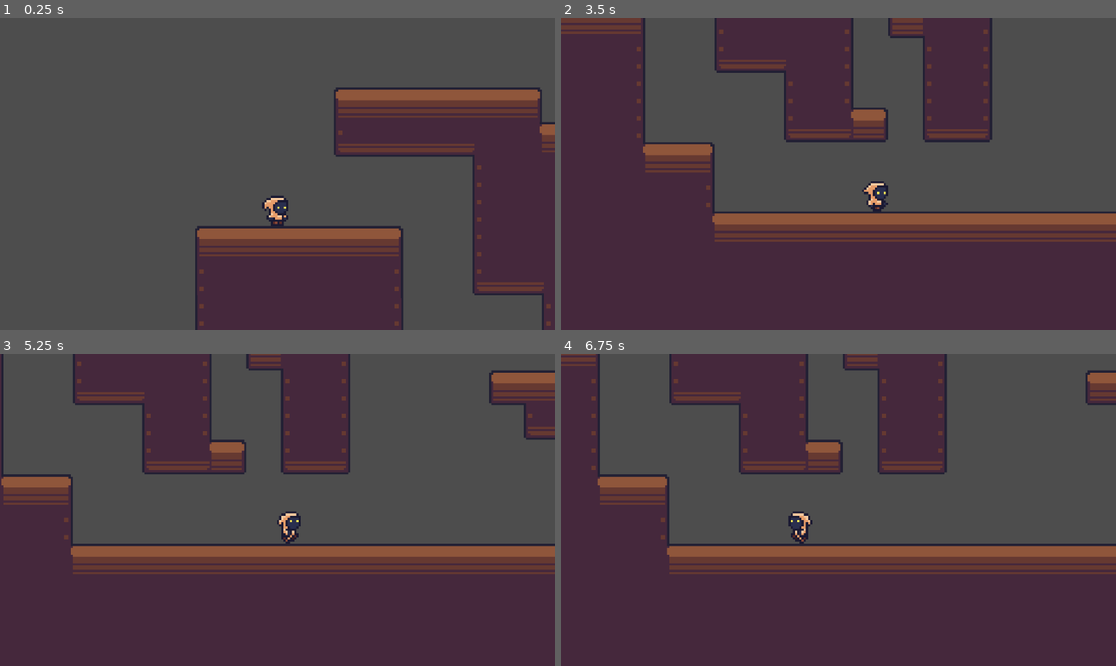
Above: before the commit, frames 1-4 (two rows, left to right).
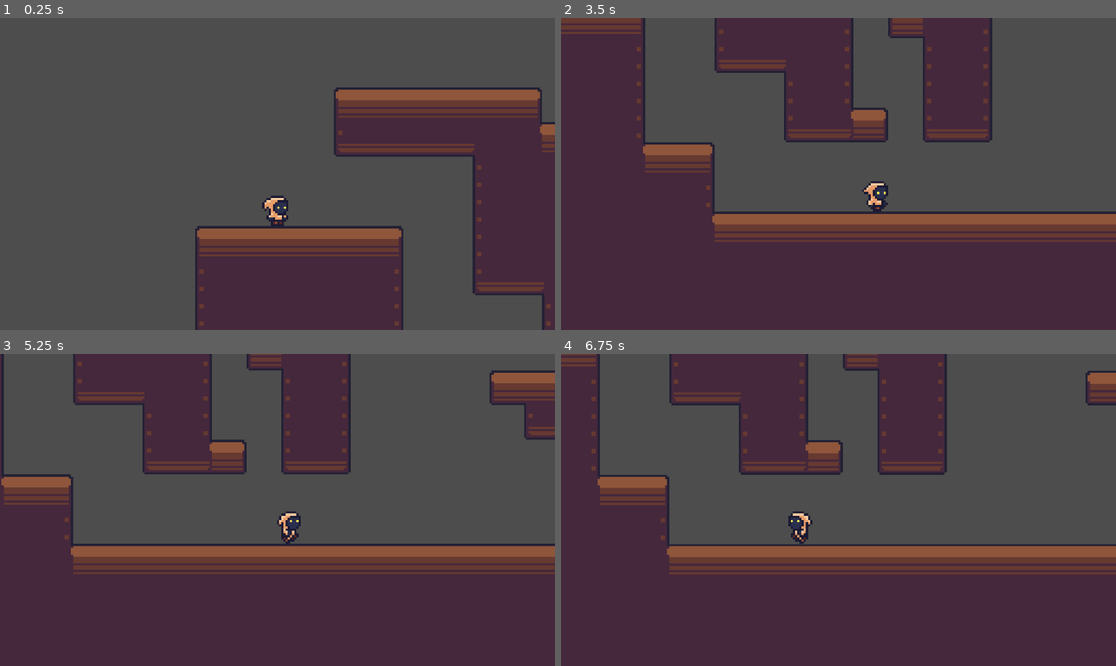
Above: after the commit, the same moments.

Repository: IWantMyLemons/Feed-the-Cat
Game: Godot game, scene res://Test.tscn
Same seed, same stepped clock (60 frames per second), same inputs: the game is played once before the commit and once after it. This scene is started directly instead of the project's main scene.
Inputs:
- Up to frame 1 (0.25 s): no input
- Up to frame 2 (3.5 s): hold D (Move Right) 0.53-2.03 s; tap Space (Jump) at 0.77, 1.52, 3.02 s; hold A (Move Left) 2.03-2.78 s; hold D (Move Right) from 2.78 s (still down)
- Up to frame 3 (5.25 s): tap Space (Jump) at 3.77, 4.52 s; release D (Move Right) at 4.28 s; hold A (Move Left) 4.28-5.03 s; hold D (Move Right) from 5.03 s (still down)
- Up to frame 4 (6.75 s): release D (Move Right) at 5.78 s; hold A (Move Left) from 5.78 s (still down); tap Space (Jump) at 6.02 s

The runs differ from the first frame. In frame 1, 0.1% of the frame differs, in the area x 72-99%, y 34-100%; in frame 2, 0.5%; in frame 3, 0.2%; in frame 4, 0.8%, in the area x 0-100%, y 2-68%.

Commit message:
added spike sprites

Diff:
--- a/LevelTileSet.tres
+++ b/LevelTileSet.tres
@@ -400,6 +400,355 @@
 0:3/0/terrain = 0
 0:3/0/physics_layer_0/polygon_0/points = PackedVector2Array(-8, -8, 8, -8, 8, 8, -8, 8)
 0:3/0/terrains_peering_bit/top_side = 0
+0:4/0 = 0
+0:4/0/terrain_set = 0
+0:4/0/terrain = 1
+0:5/0 = 0
+0:5/0/terrain_set = 0
+0:5/0/terrain = 1
+0:5/0/terrains_peering_bit/bottom_side = 1
+0:6/0 = 0
+0:6/0/terrain_set = 0
+0:6/0/terrain = 1
+0:6/0/terrains_peering_bit/bottom_side = 1
+0:6/0/terrains_peering_bit/top_side = 1
+0:7/0 = 0
+0:7/0/terrain_set = 0
+0:7/0/terrain = 1
+0:7/0/terrains_peering_bit/top_side = 1
+1:7/0 = 0
+1:7/0/terrain_set = 0
+1:7/0/terrain = 1
+1:7/0/terrains_peering_bit/right_side = 1
+1:7/0/terrains_peering_bit/top_side = 1
+1:7/0/terrains_peering_bit/top_right_corner = 1
+2:7/0 = 0
+2:7/0/terrain_set = 0
+2:7/0/terrain = 1
+2:7/0/terrains_peering_bit/right_side = 1
+2:7/0/terrains_peering_bit/left_side = 1
+2:7/0/terrains_peering_bit/top_left_corner = 1
+2:7/0/terrains_peering_bit/top_side = 1
+2:7/0/terrains_peering_bit/top_right_corner = 1
+3:7/0 = 0
+3:7/0/terrain_set = 0
+3:7/0/terrain = 1
+3:7/0/terrains_peering_bit/left_side = 1
+3:7/0/terrains_peering_bit/top_left_corner = 1
+3:7/0/terrains_peering_bit/top_side = 1
+4:7/0 = 0
+4:7/0/terrain_set = 0
+4:7/0/terrain = 1
+4:7/0/terrains_peering_bit/right_side = 1
+4:7/0/terrains_peering_bit/bottom_side = 1
+4:7/0/terrains_peering_bit/top_side = 1
+5:7/0 = 0
+5:7/0/terrain_set = 0
+5:7/0/terrain = 1
+5:7/0/terrains_peering_bit/right_side = 1
+5:7/0/terrains_peering_bit/left_side = 1
+5:7/0/terrains_peering_bit/top_side = 1
+6:7/0 = 0
+6:7/0/terrain_set = 0
+6:7/0/terrain = 1
+6:7/0/terrains_peering_bit/right_side = 1
+6:7/0/terrains_peering_bit/bottom_side = 1
+6:7/0/terrains_peering_bit/left_side = 1
+6:7/0/terrains_peering_bit/top_side = 1
+6:7/0/terrains_peering_bit/top_right_corner = 1
+7:7/0 = 0
+7:7/0/terrain_set = 0
+7:7/0/terrain = 1
+7:7/0/terrains_peering_bit/right_side = 1
+7:7/0/terrains_peering_bit/left_side = 1
+7:7/0/terrains_peering_bit/top_left_corner = 1
+7:7/0/terrains_peering_bit/top_side = 1
+7:6/0 = 0
+7:6/0/terrain_set = 0
+7:6/0/terrain = 1
+7:6/0/terrains_peering_bit/bottom_side = 1
+7:6/0/terrains_peering_bit/bottom_left_corner = 1
+7:6/0/terrains_peering_bit/left_side = 1
+7:6/0/terrains_peering_bit/top_side = 1
+6:6/0 = 0
+6:6/0/terrain_set = 0
+6:6/0/terrain = 1
+6:6/0/terrains_peering_bit/right_side = 1
+6:6/0/terrains_peering_bit/bottom_right_corner = 1
+6:6/0/terrains_peering_bit/bottom_side = 1
+6:6/0/terrains_peering_bit/left_side = 1
+5:6/0 = 0
+5:6/0/terrain_set = 0
+5:6/0/terrain = 1
+5:6/0/terrains_peering_bit/bottom_side = 1
+5:6/0/terrains_peering_bit/left_side = 1
+5:6/0/terrains_peering_bit/top_side = 1
+4:6/0 = 0
+4:6/0/terrain_set = 0
+4:6/0/terrain = 1
+4:6/0/terrains_peering_bit/right_side = 1
+4:6/0/terrains_peering_bit/bottom_side = 1
+4:6/0/terrains_peering_bit/left_side = 1
+3:6/0 = 0
+3:6/0/terrain_set = 0
+3:6/0/terrain = 1
+3:6/0/terrains_peering_bit/bottom_side = 1
+3:6/0/terrains_peering_bit/bottom_left_corner = 1
+3:6/0/terrains_peering_bit/left_side = 1
+3:6/0/terrains_peering_bit/top_left_corner = 1
+3:6/0/terrains_peering_bit/top_side = 1
+2:6/0 = 0
+2:6/0/terrain_set = 0
+2:6/0/terrain = 1
+2:6/0/terrains_peering_bit/right_side = 1
+2:6/0/terrains_peering_bit/bottom_right_corner = 1
+2:6/0/terrains_peering_bit/bottom_side = 1
+2:6/0/terrains_peering_bit/bottom_left_corner = 1
+2:6/0/terrains_peering_bit/left_side = 1
+2:6/0/terrains_peering_bit/top_left_corner = 1
+2:6/0/terrains_peering_bit/top_side = 1
+2:6/0/terrains_peering_bit/top_right_corner = 1
+1:6/0 = 0
+1:6/0/terrain_set = 0
+1:6/0/terrain = 1
+1:6/0/terrains_peering_bit/right_side = 1
+1:6/0/terrains_peering_bit/bottom_right_corner = 1
+1:6/0/terrains_peering_bit/bottom_side = 1
+1:6/0/terrains_peering_bit/top_side = 1
+1:6/0/terrains_peering_bit/top_right_corner = 1
+1:5/0 = 0
+1:5/0/terrain_set = 0
+1:5/0/terrain = 1
+1:5/0/terrains_peering_bit/right_side = 1
+1:5/0/terrains_peering_bit/bottom_right_corner = 1
+1:5/0/terrains_peering_bit/bottom_side = 1
+1:4/0 = 0
+1:4/0/terrain_set = 0
+1:4/0/terrain = 1
+1:4/0/terrains_peering_bit/right_side = 1
+2:4/0 = 0
+2:4/0/terrain_set = 0
+2:4/0/terrain = 1
+2:4/0/terrains_peering_bit/right_side = 1
+2:4/0/terrains_peering_bit/left_side = 1
+3:4/0 = 0
+3:4/0/terrain_set = 0
+3:4/0/terrain = 1
+3:4/0/terrains_peering_bit/left_side = 1
+3:5/0 = 0
+3:5/0/terrain_set = 0
+3:5/0/terrain = 1
+3:5/0/terrains_peering_bit/bottom_side = 1
+3:5/0/terrains_peering_bit/bottom_left_corner = 1
+3:5/0/terrains_peering_bit/left_side = 1
+4:5/0 = 0
+4:5/0/terrain_set = 0
+4:5/0/terrain = 1
+4:5/0/terrains_peering_bit/right_side = 1
+4:5/0/terrains_peering_bit/top_side = 1
+5:5/0 = 0
+5:5/0/terrain_set = 0
+5:5/0/terrain = 1
+5:5/0/terrains_peering_bit/left_side = 1
+5:5/0/terrains_peering_bit/top_side = 1
+6:5/0 = 0
+6:5/0/terrain_set = 0
+6:5/0/terrain = 1
+6:5/0/terrains_peering_bit/right_side = 1
+6:5/0/terrains_peering_bit/left_side = 1
+6:5/0/terrains_peering_bit/top_side = 1
+6:5/0/terrains_peering_bit/top_right_corner = 1
+7:5/0 = 0
+7:5/0/terrain_set = 0
+7:5/0/terrain = 1
+7:5/0/terrains_peering_bit/bottom_side = 1
+7:5/0/terrains_peering_bit/left_side = 1
+7:5/0/terrains_peering_bit/top_left_corner = 1
+7:5/0/terrains_peering_bit/top_side = 1
+8:5/0 = 0
+8:5/0/terrain_set = 0
+8:5/0/terrain = 1
+8:5/0/terrains_peering_bit/right_side = 1
+8:5/0/terrains_peering_bit/bottom_right_corner = 1
+8:5/0/terrains_peering_bit/bottom_side = 1
+8:5/0/terrains_peering_bit/bottom_left_corner = 1
+8:5/0/terrains_peering_bit/left_side = 1
+8:5/0/terrains_peering_bit/top_left_corner = 1
+8:5/0/terrains_peering_bit/top_side = 1
+9:5/0 = 0
+9:5/0/terrain_set = 0
+9:5/0/terrain = 1
+9:5/0/terrains_peering_bit/right_side = 1
+9:5/0/terrains_peering_bit/bottom_right_corner = 1
+9:5/0/terrains_peering_bit/bottom_side = 1
+9:5/0/terrains_peering_bit/bottom_left_corner = 1
+9:5/0/terrains_peering_bit/left_side = 1
+9:5/0/terrains_peering_bit/top_side = 1
+9:5/0/terrains_peering_bit/top_right_corner = 1
+9:4/0 = 0
+9:4/0/terrain_set = 0
+9:4/0/terrain = 1
+9:4/0/terrains_peering_bit/right_side = 1
+9:4/0/terrains_peering_bit/bottom_right_corner = 1
+9:4/0/terrains_peering_bit/bottom_side = 1
+9:4/0/terrains_peering_bit/left_side = 1
+9:4/0/terrains_peering_bit/top_left_corner = 1
+9:4/0/terrains_peering_bit/top_side = 1
+9:4/0/terrains_peering_bit/top_right_corner = 1
+8:4/0 = 0
+8:4/0/terrain_set = 0
+8:4/0/terrain = 1
+8:4/0/terrains_peering_bit/right_side = 1
+8:4/0/terrains_peering_bit/bottom_side = 1
+8:4/0/terrains_peering_bit/bottom_left_corner = 1
+8:4/0/terrains_peering_bit/left_side = 1
+8:4/0/terrains_peering_bit/top_left_corner = 1
+8:4/0/terrains_peering_bit/top_side = 1
+8:4/0/terrains_peering_bit/top_right_corner = 1
+7:4/0 = 0
+7:4/0/terrain_set = 0
+7:4/0/terrain = 1
+7:4/0/terrains_peering_bit/right_side = 1
+7:4/0/terrains_peering_bit/bottom_side = 1
+7:4/0/terrains_peering_bit/bottom_left_corner = 1
+7:4/0/terrains_peering_bit/left_side = 1
+6:4/0 = 0
+6:4/0/terrain_set = 0
+6:4/0/terrain = 1
+6:4/0/terrains_peering_bit/right_side = 1
+6:4/0/terrains_peering_bit/bottom_right_corner = 1
+6:4/0/terrains_peering_bit/bottom_side = 1
+6:4/0/terrains_peering_bit/top_side = 1
+5:4/0 = 0
+5:4/0/terrain_set = 0
+5:4/0/terrain = 1
+5:4/0/terrains_peering_bit/bottom_side = 1
+5:4/0/terrains_peering_bit/left_side = 1
+4:4/0 = 0
+4:4/0/terrain_set = 0
+4:4/0/terrain = 1
+4:4/0/terrains_peering_bit/right_side = 1
+4:4/0/terrains_peering_bit/bottom_side = 1
+2:5/0 = 0
+2:5/0/terrain_set = 0
+2:5/0/terrain = 1
+2:5/0/terrains_peering_bit/right_side = 1
+2:5/0/terrains_peering_bit/bottom_right_corner = 1
+2:5/0/terrains_peering_bit/bottom_side = 1
+2:5/0/terrains_peering_bit/bottom_left_corner = 1
+2:5/0/terrains_peering_bit/left_side = 1
+12:3/0 = 0
+12:3/0/terrain_set = 0
+12:3/0/terrain = 0
+12:3/0/physics_layer_0/polygon_0/points = PackedVector2Array(-8, -8, 8, -8, 8, 8, -8, 8)
+12:3/0/terrains_peering_bit/right_side = 0
+12:3/0/terrains_peering_bit/bottom_side = 0
+12:3/0/terrains_peering_bit/bottom_left_corner = 0
+12:3/0/terrains_peering_bit/left_side = 0
+12:3/0/terrains_peering_bit/top_left_corner = 1
+12:3/0/terrains_peering_bit/top_side = 1
+12:3/0/terrains_peering_bit/top_right_corner = 1
+12:2/0 = 0
+12:2/0/terrain_set = 0
+12:2/0/terrain = 0
+12:2/0/physics_layer_0/polygon_0/points = PackedVector2Array(-8, -8, 8, -8, 8, 8, -8, 8)
+12:2/0/terrains_peering_bit/bottom_side = 0
+12:2/0/terrains_peering_bit/top_side = 1
+12:1/0 = 0
+12:1/0/terrain_set = 0
+12:1/0/terrain = 0
+12:1/0/physics_layer_0/polygon_0/points = PackedVector2Array(-8, -8, 8, -8, 8, 8, -8, 8)
+12:1/0/terrains_peering_bit/top_side = 1
+13:1/0 = 0
+13:1/0/terrain_set = 0
+13:1/0/terrain = 0
+13:1/0/physics_layer_0/polygon_0/points = PackedVector2Array(-8, -8, 8, -8, 8, 8, -8, 8)
+13:1/0/terrains_peering_bit/right_side = 0
+13:1/0/terrains_peering_bit/top_side = 1
+13:1/0/terrains_peering_bit/top_right_corner = 1
+13:2/0 = 0
+13:2/0/terrain_set = 0
+13:2/0/terrain = 0
+13:2/0/physics_layer_0/polygon_0/points = PackedVector2Array(-8, -8, 8, -8, 8, 8, -8, 8)
+13:2/0/terrains_peering_bit/right_side = 0
+13:2/0/terrains_peering_bit/bottom_right_corner = 0
+13:2/0/terrains_peering_bit/bottom_side = 0
+13:2/0/terrains_peering_bit/top_side = 1
+13:2/0/terrains_peering_bit/top_right_corner = 1
+13:3/0 = 0
+13:3/0/terrain_set = 0
+13:3/0/terrain = 0
+13:3/0/physics_layer_0/polygon_0/points = PackedVector2Array(-8, -8, 8, -8, 8, 8, -8, 8)
+13:3/0/terrains_peering_bit/right_side = 0
+13:3/0/terrains_peering_bit/bottom_side = 0
+13:3/0/terrains_peering_bit/left_side = 0
+13:3/0/terrains_peering_bit/top_left_corner = 1
+13:3/0/terrains_peering_bit/top_side = 1
+13:3/0/terrains_peering_bit/top_right_corner = 1
+14:3/0 = 0
+14:3/0/terrain_set = 0
+14:3/0/terrain = 0
+14:3/0/physics_layer_0/polygon_0/points = PackedVector2Array(-8, -8, 8, -8, 8, 8, -8, 8)
+14:3/0/terrains_peering_bit/right_side = 0
+14:3/0/terrains_peering_bit/bottom_right_corner = 0
+14:3/0/terrains_peering_bit/bottom_side = 0
+14:3/0/terrains_peering_bit/left_side = 0
+14:3/0/terrains_peering_bit/top_left_corner = 1
+14:3/0/terrains_peering_bit/top_side = 1
+14:3/0/terrains_peering_bit/top_right_corner = 1
+14:2/0 = 0
+14:2/0/terrain_set = 0
+14:2/0/terrain = 0
+14:2/0/physics_layer_0/polygon_0/points = PackedVector2Array(-8, -8, 8, -8, 8, 8, -8, 8)
+14:2/0/terrains_peering_bit/right_side = 0
+14:2/0/terrains_peering_bit/bottom_right_corner = 0
+14:2/0/terrains_peering_bit/bottom_side = 0
+14:2/0/terrains_peering_bit/bottom_left_corner = 0
+14:2/0/terrains_peering_bit/left_side = 0
+14:2/0/terrains_peering_bit/top_left_corner = 1
+14:2/0/terrains_peering_bit/top_side = 1
+14:2/0/terrains_peering_bit/top_right_corner = 1
+14:1/0 = 0
+14:1/0/terrain_set = 0
+14:1/0/terrain = 0
+14:1/0/physics_layer_0/polygon_0/points = PackedVector2Array(-8, -8, 8, -8, 8, 8, -8, 8)
+14:1/0/terrains_peering_bit/right_side = 0
+14:1/0/terrains_peering_bit/left_side = 0
+14:1/0/terrains_peering_bit/top_left_corner = 1
+14:1/0/terrains_peering_bit/top_side = 1
+14:1/0/terrains_peering_bit/top_right_corner = 1
+15:1/0 = 0
+15:1/0/terrain_set = 0
+15:1/0/terrain = 0
+15:1/0/physics_layer_0/polygon_0/points = PackedVector2Array(-8, -8, 8, -8, 8, 8, -8, 8)
+15:1/0/terrains_peering_bit/left_side = 0
+15:1/0/terrains_peering_bit/top_left_corner = 1
+15:1/0/terrains_peering_bit/top_side = 1
+15:2/0 = 0
+15:2/0/terrain_set = 0
+15:2/0/terrain = 0
+15:2/0/physics_layer_0/polygon_0/points = PackedVector2Array(-8, -8, 8, -8, 8, 8, -8, 8)
+15:2/0/terrains_peering_bit/bottom_side = 0
+15:2/0/terrains_peering_bit/bottom_left_corner = 0
+15:2/0/terrains_peering_bit/left_side = 0
+15:2/0/terrains_peering_bit/top_left_corner = 1
+15:2/0/terrains_peering_bit/top_side = 1
+14:0/0 = 0
+14:0/0/terrain_set = 0
+14:0/0/terrain = 0
+14:0/0/physics_layer_0/polygon_0/points = PackedVector2Array(-8, -8, 8, -8, 8, 8, -8, 8)
+14:0/0/terrains_peering_bit/bottom_side = 0
+14:0/0/terrains_peering_bit/left_side = 0
+14:0/0/terrains_peering_bit/top_left_corner = 1
+14:0/0/terrains_peering_bit/top_side = 1
+13:0/0 = 0
+13:0/0/terrain_set = 0
+13:0/0/terrain = 0
+13:0/0/physics_layer_0/polygon_0/points = PackedVector2Array(-8, -8, 8, -8, 8, 8, -8, 8)
+13:0/0/terrains_peering_bit/right_side = 0
+13:0/0/terrains_peering_bit/bottom_side = 0
+13:0/0/terrains_peering_bit/top_side = 1
+13:0/0/terrains_peering_bit/top_right_corner = 1
 
 [resource]
 physics_layer_0/collision_layer = 256
@@ -407,4 +756,6 @@
 terrain_set_0/mode = 0
 terrain_set_0/terrain_0/name = "Wood"
 terrain_set_0/terrain_0/color = Color(0.1797, 0.514295, 0.456143, 1)
+terrain_set_0/terrain_1/name = "Spikes 1"
+terrain_set_0/terrain_1/color = Color(0.5, 0.4375, 0.25, 1)
 sources/0 = SubResource("TileSetAtlasSource_yftv1")
--- a/Test.tscn
+++ b/Test.tscn
@@ -6,7 +6,7 @@
 [node name="Node2D" type="Node2D"]
 
 [node name="Level" type="TileMapLayer" parent="."]
-tile_map_data = PackedByteArray("AAACAPv/AAABAAEAAAADAPv/AAA …(6080 unchanged characters)… AAAIAAAAmAP3/AAAFAAEAAAAlAP3/AAACAAAAAAA=")
+tile_map_data = PackedByteArray("AAACAPv/AAABAAEAAAADAPv/AAA …(6080 unchanged characters)… AAAIAAAAmAP3/AAAFAAEAAAAlAP3/AAACAAAAAAAuAAEAAAAMAAEAAAAuAAAAAAAAAAYAAAAuAP//AAAAAAYAAAAuAP7/AAAAAAUAAAArAAEAAAAPAAEAAAAqAAEAAAANAAEAAAAqAAAAAAABAAUAAAArAAAAAAADAAUAAAA=")
 tile_set = ExtResource("1_myinc")
 
 [node name="Player" parent="." instance=ExtResource("2_njov2")]
Binary file changed: Assets/Sprites/level-tilemap.png
